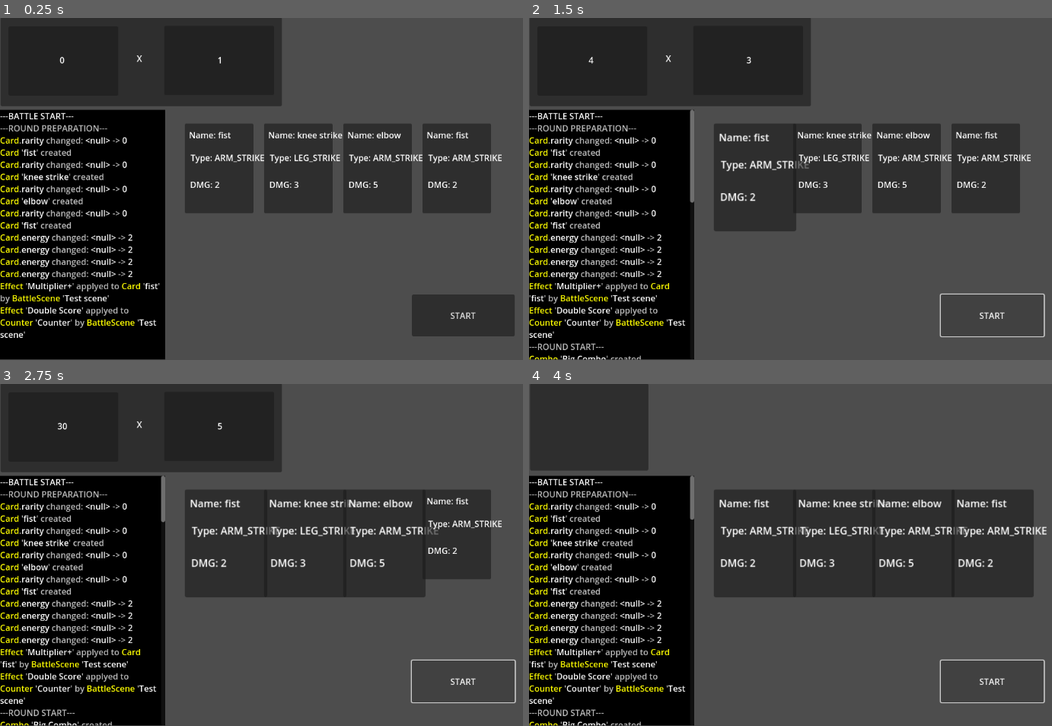
Above: before the commit, frames 1-4 (two rows, left to right).
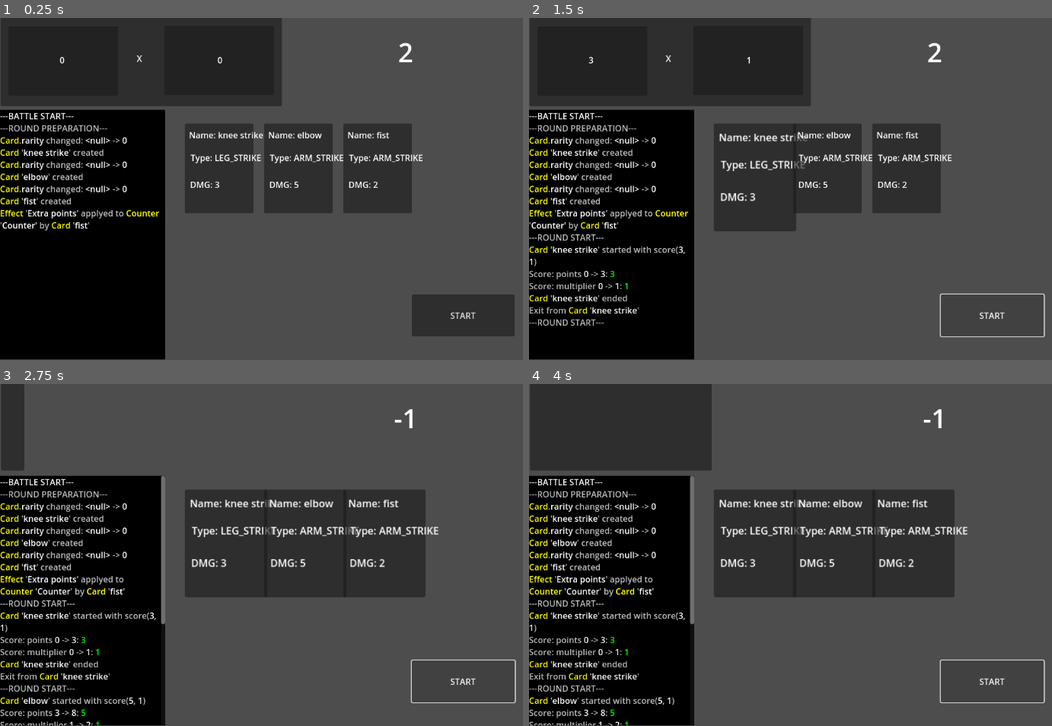
Above: after the commit, the same moments.

Repository: C0ldSt33l/Fighting-Card-Game
Game: Godot game, scene res://test_scene.tscn
Two runs of this game, one before a commit and one after it. Both use one fixed random seed, a clock stepped at 60 frames per second and the inputs below.
Inputs:
- Up to frame 1 (0.25 s): no input
- Up to frame 2 (1.5 s): click "START" at 0.5 s; click "START" at 1.25 s
- Up to frame 3 (2.75 s): click "START" at 2 s
- Up to frame 4 (4 s): no input

The runs differ from the first frame. In frame 1, 7.2% of the frame differs, in the area x 0-96%, y 7-94%; in frame 2, 8.1%; in frame 3, 21%, in the area x 0-96%, y 0-100%; in frame 4, 13%.

Commit message:
add battle event handling and implement `Extra point` effect

Diff:
--- a/card/card.gd
+++ b/card/card.gd
@@ -70,6 +70,7 @@
 
 ## `Effect.action` should be func with signatoure `(Card) -> void`
 var effects: Array[Effect] = []
+var used_effects: Array[Effect] = []
 
 
 func _ready() -> void:
@@ -83,13 +84,11 @@
 
 
 func play() -> void:
-	print(self.effects)
+	# TODO: add animation
 	self.scale += Vector2(0.2, 0.2)
-	for e in self.effects:
-		if e.activation_time == Effect.ACTIVATION_TIME.ROUND_IN_PROGRESS:
-			e.activate()
-
-	Events.card_ended.emit(self)
+	# NOTE: maybe do this after card is played
+	Game.battle.counter.points += self.points
+	Game.battle.counter.multiplier += self.multiplier
 
 
 func add_tags(new_tags: Dictionary) -> void:
@@ -117,5 +116,10 @@
 	self.effects.append(e)
 
 
+func reset_effects() -> void:
+	self.effects.append_array(self.used_effects)
+	self.used_effects.clear()
+
+
 func _exit_tree() -> void:
 	Events.obj_destroyed.emit(self)
--- a/combo/combo.gd
+++ b/combo/combo.gd
@@ -24,6 +24,8 @@
 
 var effect: Effect = null
 var effects_from_upgrades: Array[Effect] = []
+var effects: Array[Effect] = []
+var used_effects: Array[Effect] = []
 
 
 func _init(
@@ -42,10 +44,10 @@
 	Events.obj_created.emit(self)
 
 
-func apply_effect() -> void:
+func apply_effect_to_cards() -> void:
 	for c in self.cards:
 		var e := self.effect.clone()
-		Utils.apply_effect(e, c)
+		Game.battle.apply_effect(e, c)
 
 
 func count_card_by_tag(tag: String) -> int:
@@ -70,6 +72,11 @@
 	self.effects_from_upgrades.append(e)
 
 
+func reset_effects() -> void:
+	self.effects.append_array(self.used_effects)
+	self.used_effects.clear()
+
+
 # Maybe will come in useful for creating combo patterns
 static func equal(target, cur) -> bool:
 	return target == cur
--- a/counter/counter.gd
+++ b/counter/counter.gd
@@ -23,11 +23,12 @@
 @onready var total_score: int = 0
 
 var effects: Array[Effect] = []
+var used_effects: Array[Effect] = []
 
 
 func _ready() -> void:
 	self.points = 0
-	self.multiplier = 1
+	self.multiplier = 0
 
 	round_score_panel.visible = false
 	round_score_label.visible = false
@@ -49,6 +50,16 @@
 	Events.score_total_score_updated.emit(self.round_score, val, val - self.round_score)
 	round_score = val
 	self.round_score_label.text = str(val)
+
+
+func add(points: int, mult: int) -> void:
+	self.points += points
+	self.multiplier += mult
+
+
+func sub(points: int, mult: int) -> void:
+	self.points -= points
+	self.multiplier -= mult
 
 
 func add_effect(e: Effect) -> void:
--- a/effect/effect.gd
+++ b/effect/effect.gd
@@ -7,11 +7,20 @@
 var name: String
 var description: String
 var action: Callable
+var args: Array
 
 enum ACTIVATION_TIME {
 	ROUND_START,
 	ROUND_END,
-	ROUND_IN_PROGRESS,
+	ROUND_EXIT,
+
+	CARD_START,
+	CARD_END,
+	CARD_EXIT,
+
+	COMBO_START,
+	COMBO_END,
+	COMBO_EXIT,
 }
 enum TYPE {
 	BUFF,
@@ -19,13 +28,14 @@
 }
 enum TARGET_TYPE {
 	BATTLE_CARD,
-	FIRST_CARD,
+	#CARD_IN_COMBO,
 	COMBO,
-	STANCE,
-	DECK, # or HAND?
+	STANCE, # totem
+	DECK, # or/and HAND?
 	SCORE,
 }
 
+# TODO: think about apply time
 var activation_time: ACTIVATION_TIME
 var type: TYPE
 
@@ -39,18 +49,27 @@
 	name: String,
 	desc: String,
 	activation_time: ACTIVATION_TIME,
+	action: Callable,
 	type: TYPE,
-	action: Callable,
+	target_type: TARGET_TYPE,
+	args: Array = [],
 	caster = null,
 	target = null
 ) -> void:
 	self.name = name
 	self.description = desc
 	self.activation_time = activation_time
+	self.action = action
 	self.type = type
-	self.action = action
+	self.target_type = target_type
+	self.args = args
 	self.caster = caster
 	self.target = target
+	#self.target = (
+		#Game.battle.counter
+		#if target_type == Effect.TARGET_TYPE.SCORE
+		#else target
+	#)
 
 
 func bind_to(caster):
@@ -62,9 +81,33 @@
 	Events.effect_applyed.emit(self)
 
 
+func check_target_type() -> bool:
+	match self.target_type:
+		Effect.TARGET_TYPE.BATTLE_CARD:
+			return self.target is Card
+		Effect.TARGET_TYPE.COMBO:
+			return self.target is Combo
+		Effect.TARGET_TYPE.SCORE:
+			return self.target is Counter
+		_:
+			print('Impossible type for effect target')
+			return false
+
 func activate():
+	if !self.check_target_type() or self in self.target.used_effects: return
+
 	Events.effect_activated.emit(self)
-	self.action.call(self.target)
+	var params := [self.target]
+	params.append_array(self.args)
+	self.action.bindv(params).call()
+	self.make_unenabled()
+
+
+func make_unenabled() -> void:
+	self.target.effects.erase(self)
+	self.target.used_effects.append(self)
+	Game.battle.effects.erase(self)
+	Game.battle.used_effects.append(self)
 
 
 func clone() -> Effect:
@@ -72,7 +115,9 @@
 		self.name,
 		self.description,
 		self.activation_time,
+		self.action,
 		self.type,
-		self.action,
+		self.target_type,
+		self.args,
 		self.caster
 	)
--- a/global/combos.gd
+++ b/global/combos.gd
@@ -30,7 +30,7 @@
 			{ 'card_name': 'knee strike' },
 			{ 'card_name': 'elbow' },
 		],
-		'effect': 'Damage+'
+		'effect': 'Card enchancment'
 	}
 }
 
--- a/global/effects.gd
+++ b/global/effects.gd
@@ -1,48 +1,56 @@
 extends Node
 
+# var EFFECTS := {
+# 	'Damage+': Effect.new(
+# 		'Damage+',
+# 		'Increase card points by `2`',
+# 		Effect.ACTIVATION_TIME.CARD_START,
+# 		Effect.TYPE.BUFF,
+# 		card_increase_points
+# 	),
+# 	'Multiplier+': Effect.new(
+# 		'Multiplier+',
+# 		'Increase card mulitplier by `1`',
+# 		Effect.ACTIVATION_TIME.ROUND_START,
+# 		Effect.TYPE.BUFF,
+# 		card_increase_mult
+# 	),
+# 	'Double Score': Effect.new(
+# 		'Double Score',
+# 		'Double score',
+# 		Effect.ACTIVATION_TIME.ROUND_END,
+# 		Effect.TYPE.BUFF,
+# 		score_double_score
+# 	),
+# }
+
 var EFFECTS := {
-	'Damage+': Effect.new(
-		'Damage+',
-		'Increase card points by `2`',
-		Effect.ACTIVATION_TIME.ROUND_IN_PROGRESS,
+	'Extra points': Effect.new(
+		'Extra points',
+		'Add points and multiplier to score after card is played',
+		Effect.ACTIVATION_TIME.CARD_END,
+		counter_add_points_and_multipier,
 		Effect.TYPE.BUFF,
-		card_increase_points
+		Effect.TARGET_TYPE.SCORE,
+		[50, 10],
 	),
-	'Multiplier+': Effect.new(
-		'Multiplier+',
-		'Increase card mulitpier by `1`',
-		Effect.ACTIVATION_TIME.ROUND_START,
+	'Card enchancment': Effect.new(
+		'Card enchancment',
+		'Enchance card points and multiplier by %i and %i respectively',
+		Effect.ACTIVATION_TIME.CARD_START,
+		card_add_points_and_mulitplier,
 		Effect.TYPE.BUFF,
-		card_increase_mult
-	),
-	'Double Score': Effect.new(
-		'Double Score',
-		'Double score',
-		Effect.ACTIVATION_TIME.ROUND_END,
-		Effect.TYPE.BUFF,
-		score_double_score
+		Effect.TARGET_TYPE.BATTLE_CARD,
 	),
 }
 
 # NOTE: effect func name convetion
 # TypeName_ActionName(obj: TypeName)
 
-static func card_increase_points(c: Card, bonus: int = 2) -> void:
-	c.points += bonus
+static func counter_add_points_and_multipier(c: Counter, points: int, mult: int) -> void:
+	c.add(points, mult)
 
 
-static func card_increase_mult(c: Card, bonus: int = 1) -> void:
-	c.multiplier += bonus
-
-
-static func score_double_score(c: Counter) -> void:
-	c.round_score *= 2
-
-
-static func combo_charge_with_ki(c: Combo) -> void:
-	pass
-
-
-static func card_charge_with_ki(c: Card) -> void:
-	c.energy = Card.ENERGY.KI
-	pass
+static func card_add_points_and_mulitplier(c: Card, points: int, mult: int) -> void:
+	c.points += points
+	c.multiplier += mult
--- a/test_scene.gd
+++ b/test_scene.gd
@@ -5,11 +5,17 @@
 @onready var logger := $Logger as Logger
 @onready var timer := $Timer as Timer
 @onready var counter := $Counter as Counter
-
-var card_cursor := 0 :
-	set(val): card_cursor = clampi(val, 0, self.cards_on_table.size())
+@onready var round_counter:= $"Round counter" as Label
+
+
 var cards_on_table: Array[Card] = []
 var cards_in_hand: Array[Card] = []
+var card_cursor := 0 :
+	set(val):
+		card_cursor = clampi(val, 0, self.cards_on_table.size())
+var cur_card: Card :
+	get():
+		return null if self.cards_on_table.size() == 0 else self.cards_on_table[self.card_cursor]
 
 var available_combos: Array = Combos.COMBOS.keys()
 var combos_on_table: Array[Combo] = []
@@ -20,29 +26,39 @@
 var round_count := 2
 
 var effects: Array[Effect] = []
-
-
-func _init() -> void:
-	pass
+var used_effects: Array[Effect]= []
 
 
 func _ready() -> void:
 	Events.connect_events({
 		battle_started = self.start_round_preparation,
+
+		# round_started = self.on_round_started,
+		# round_ended = self.on_round_ended,
+		# round_exit = self.on_round_exit,
+
+		card_started = self.on_card_started,
+		card_ended = self.on_card_ended,
+		# card_exit = self.on_card_exit,
+
+		# combo_started = self.on_combo_started,
+		# combo_ended = self.on_combo_ended,
+		# combo_exit = self.on_combo_exit,
 	})
 	Game.battle = self
+	self.round_counter.text = str(self.round_count)
 	Events.battle_started.emit()
 
 
 func start_round_preparation() -> void:
 	Events.round_preparation_started.emit()
 	var configs := [
-		{
-			'card_name': 'fist',
-			'type': Card.BODY_PART.ARM_STRIKE,
-			'points': 2,
-			'multiplier': 1,
-		},
+		# {
+		# 	'card_name': 'fist',
+		# 	'type': Card.BODY_PART.ARM_STRIKE,
+		# 	'points': 2,
+		# 	'multiplier': 1,
+		# },
 		{
 			'card_name': 'knee strike',
 			'type': Card.BODY_PART.LEG_STRIKE,
@@ -68,18 +84,12 @@
 		self.spawn_card(config, spawn_pos)
 		spawn_pos.x += 150
 
-	for c in self.cards_on_table:
-		c.energy = Card.ENERGY.KI
-
-	var e := Effects.EFFECTS['Multiplier+'] as Effect
-	e.bind_to(self)
-	Utils.apply_effect(e, self.cards_on_table[0])
-
-	var post_round_effect := Effects.EFFECTS['Double Score'] as Effect
-	post_round_effect.bind_to(self)
-	Utils.apply_effect(post_round_effect, self.counter)
-
-	# print(inst_to_dict(self))
+	var e := Effects.EFFECTS['Extra points'] as Effect
+	var c := self.cards_on_table[-1]
+	# TODO: where this effect should store (in card or in battle scene)
+	e.bind_to(c)
+	c.add_effect(e)
+	self.apply_effect(e, self.counter)
 
 
 func start_round() -> void:
@@ -87,14 +97,13 @@
 	self.round_count -= 1
 	if self.cards_on_table.size() == 0: return
 	self.check_combos()
-	for e in self.effects:
-		if e.activation_time == Effect.ACTIVATION_TIME.ROUND_START:
-			e.activate()
+
 	self.timer.start()
 
 
 func end_round() -> void:
 	Events.round_exit.emit()
+	self.round_counter.text = str(self.round_count)
 	self.timer.stop()
 
 	await self.counter.update_round_score()
@@ -121,23 +130,22 @@
 
 
 func play_card() -> void:
-	var card := self.cards_on_table[self.card_cursor]
+	var card := self.cur_card
 	var combo := self.cur_combo
 
 	if combo and card == combo.start_card:
 		Events.combo_started.emit(combo)
-	elif combo and card == combo.end_card:
+
+	Events.card_started.emit(card)
+	card.play()
+	Events.card_ended.emit(card)
+	Events.card_exit.emit(card)
+
+	if combo and card == combo.end_card:
 		Events.combo_ended.emit(combo)
 		# combo.apply_effect()
 		self.combos_on_table.erase(combo)
 		Events.combo_exit.emit(combo)
-
-	Events.card_started.emit(card)
-	card.play()
-	Events.card_exit.emit(card)
-
-	self.counter.points += card.points
-	self.counter.multiplier += card.multiplier
 
 	self.card_cursor += 1
 	if self.card_cursor == self.cards_on_table.size():
@@ -173,9 +181,6 @@
 
 		i += step
 
-	for c in self.combos_on_table:
-		c.apply_effect()
-
 
 func create_combo(name: StringName, cards: Array[Card]) -> Combo:
 	var combo := ComboFactory.create(name, cards)
@@ -184,3 +189,78 @@
 
 func add_effect(e: Effect) -> void:
 	self.effects.append(e)
+
+
+func apply_effect(e: Effect, to: Variant) -> void:
+	e.set_target(to)
+	to.add_effect(e)
+	self.add_effect(e)
+
+
+func activate_effects(time: Effect.ACTIVATION_TIME) -> void:
+	var effects_on_time: Array[Effect] = self.effects.filter(
+		func (e: Effect):
+			return e.activation_time == time
+	)
+	for e in effects_on_time:
+		e.activate()
+
+	self.effects = self.effects.filter(
+		func (e: Effect):
+			return effects_on_time.find(e) == -1
+	)
+	self.used_effects.append_array(effects_on_time)
+
+func on_round_preparation_started() -> void: pass
+func on_round_started() -> void:
+	for c in self.combos_on_table:
+		self.counter.add(c.points, c.multiplier)
+	self.activate_effects(Effect.ACTIVATION_TIME.ROUND_START)
+
+# TODO: reset counter effects
+func on_round_ended() -> void:
+	self.activate_effects(Effect.ACTIVATION_TIME.ROUND_END)
+
+# TODO: clear totems effects
+func on_round_exit() -> void:
+	self.effects.clear()
+	self.used_effects.clear()
+
+
+func on_card_started(c: Card) -> void:
+	var effs: Array[Effect] = c.effects.filter(
+		func (e: Effect):
+			return e.activation_time == Effect.ACTIVATION_TIME.CARD_START
+	)
+	for e in effs:
+		e.activate()
+
+func on_card_ended(c: Card) -> void:
+	var effects: Array[Effect] = c.effects.filter(
+		func (e: Effect):
+			return e.activation_time == Effect.ACTIVATION_TIME.CARD_END
+	)
+	for e in effects:
+		e.activate()
+
+func on_card_exit(c: Card) -> void:
+	c.reset_effects()
+
+
+func on_combo_started(c: Combo) -> void:
+	if c.effect.target_type == Effect.TARGET_TYPE.BATTLE_CARD:
+		c.apply_effect_to_cards()
+	# var effects: Array[Effect] = c.effects.filter(
+
+
+func on_combo_ended(c: Combo) -> void:
+	var effects: Array[Effect] = c.effects.filter(
+		func (e: Effect):
+			return e.activation_time == Effect.ACTIVATION_TIME.COMBO_END
+	)
+
+func on_combo_exit(c: Combo) -> void:
+	c.reset_effects()
+
+func on_effect_applyed(e: Effect) -> void: pass
+func on_effect_activated(e: Effect) -> void: pass
--- a/test_scene.tscn
+++ b/test_scene.tscn
@@ -28,5 +28,15 @@
 offset_bottom = 647.0
 grow_vertical = 2
 
+[node name="Round counter" type="Label" parent="."]
+offset_left = 687.0
+offset_right = 851.0
+offset_bottom = 130.0
+theme_override_font_sizes/font_size = 50
+text = "5"
+horizontal_alignment = 1
+vertical_alignment = 1
+uppercase = true
+
 [connection signal="timeout" from="Timer" to="." method="play_card"]
 [connection signal="pressed" from="Button" to="." method="start_round"]
--- a/utils/utils.gd
+++ b/utils/utils.gd
@@ -1,12 +1,6 @@
 class_name Utils
 
-static func apply_effect( e: Effect, to: Variant) -> void:
-	e.set_target(to)
-	to.add_effect(e)
-	Game.battle.add_effect(e)
-
-static func connect_signals(obj: Variant, what_to_what: Dictionary) -> Variant:
-	for s in what_to_what:
-		obj[s].connect(what_to_what[s])
-
-	return obj
+# static func apply_effect( e: Effect, to: Variant) -> void:
+# 	e.set_target(to)
+# 	to.add_effect(e)
+# 	Game.battle.add_effect(e)
Not shown: 1 places in test_scene.tscn that only renumber resources
